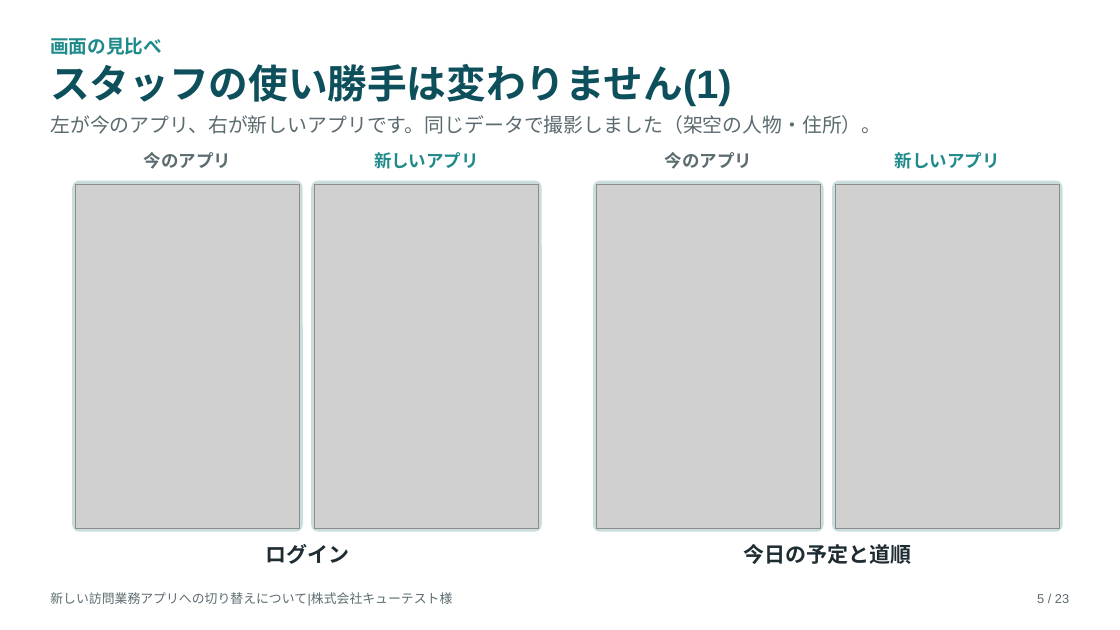
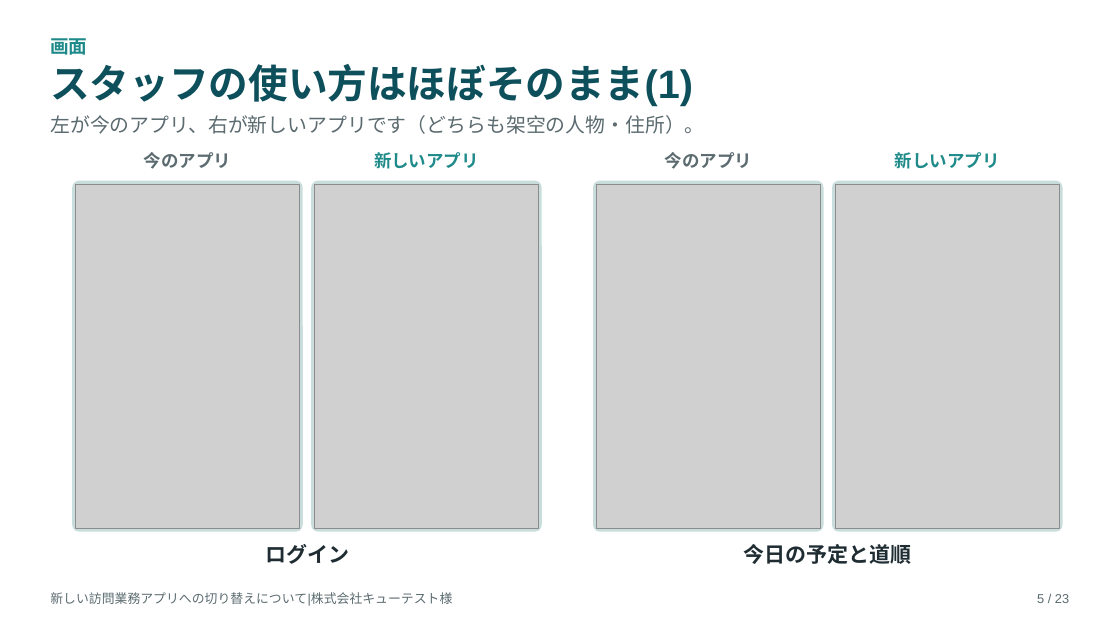
Before and after one commit to katahimo-dev/katahimo-app, a slide deck: slide 5 of doc/partner/新アプリ切替のご説明_キューテスト様.pptx. Drawn at 1120x630 pixels with LibreOffice and Linux fonts; fonts in the diff are those of the drawing; grey boxes stand for pictures. Boxes give left, top, right and bottom in pixels: in the first picture for what was removed or moved away, otherwise in the second. Text is boxed around its words. In the diff, an @@ line names an element or a change of style, - is before the commit and + after.

```diff
--- a/doc/partner/新アプリ切替のご説明_キューテスト様.pptx
+++ b/doc/partner/新アプリ切替のご説明_キューテスト様.pptx
@@ text at <box>50,34,87,59</box>: text changed @@
-画面の見比べ
+画面
@@ text at <box>50,64,693,107</box>: text changed @@
-スタッフの使い勝手は変わりません(1)
+スタッフの使い方はほぼそのまま(1)
@@ text at <box>50,115,704,134</box>: text changed @@
-左が今のアプリ、右が新しいアプリです。同じデータで撮影しました（架空の人物・住所）。
+左が今のアプリ、右が新しいアプリです（どちらも架空の人物・住所）。
```
Also in this commit, not shown: 5 other slides changed, 18 other files.
